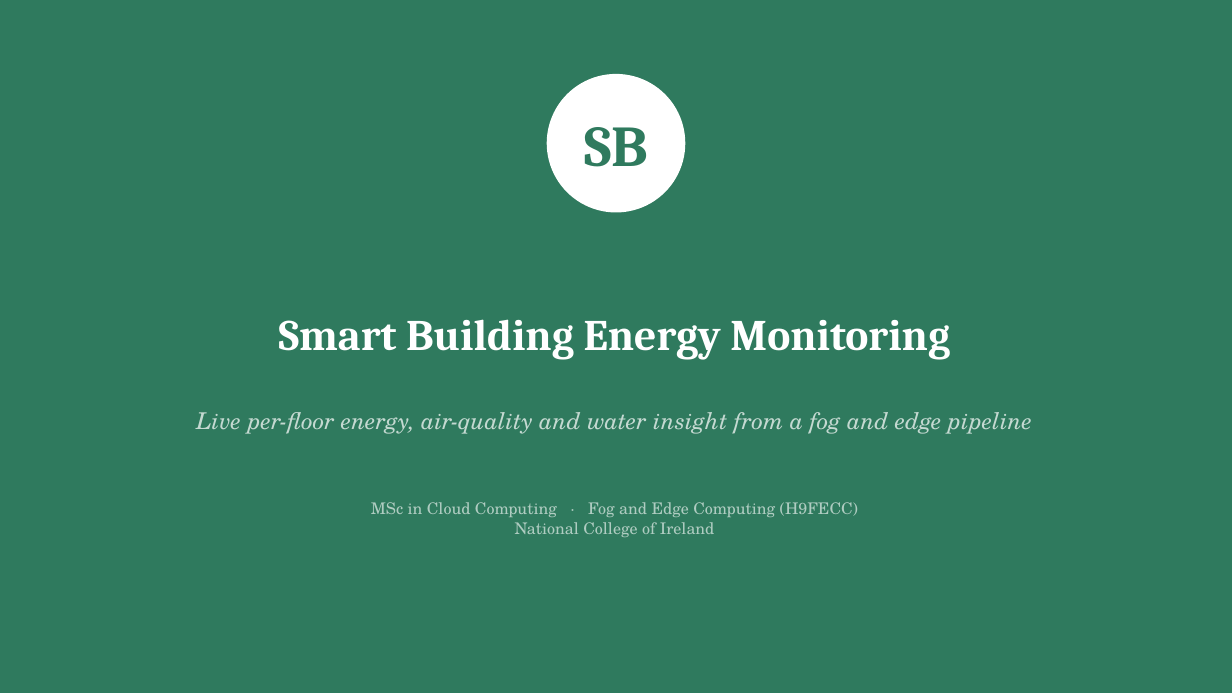
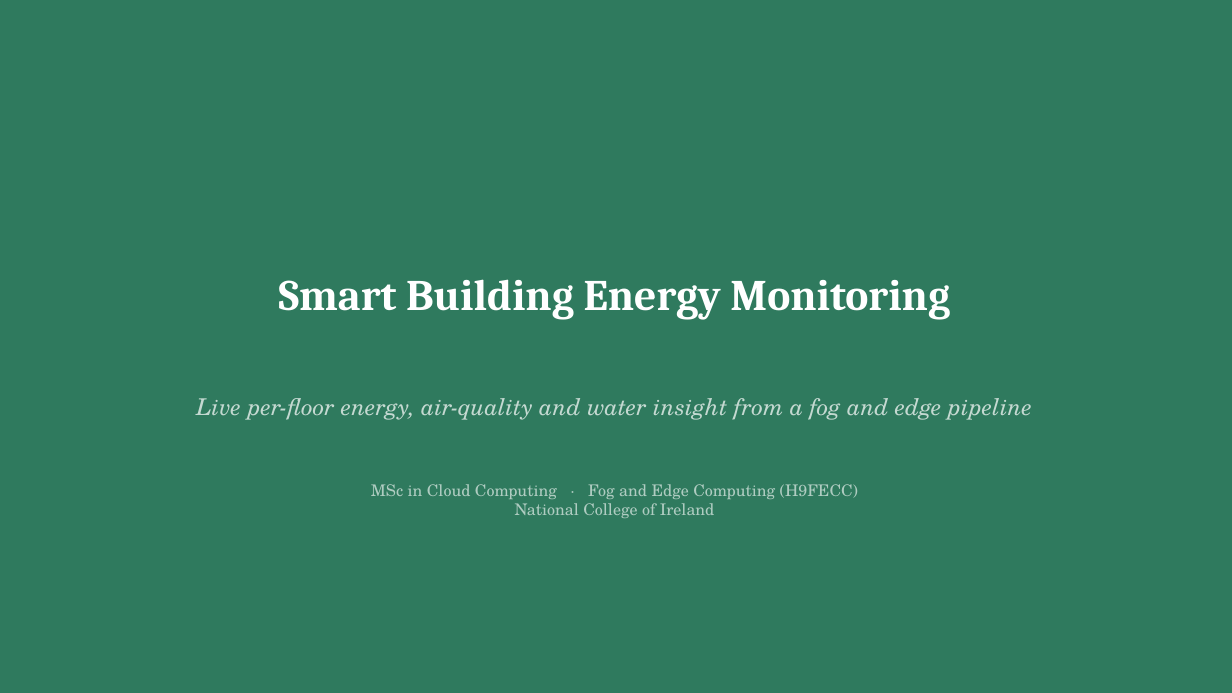
Before and after one commit to valletivarish/FEC_version_2, a slide deck: slide 1 of ppt/smart-building-energy.pptx. Drawn at 1232x693 pixels with LibreOffice and Linux fonts; fonts in the diff are those of the drawing. Boxes give left, top, right and bottom in pixels: in the first picture for what was removed or moved away, otherwise in the second. Text is boxed around its words. In the diff, an @@ line names an element or a change of style, - is before the commit and + after.

Commit message:
Redesign all 25 deck covers: remove the circular monogram/emblem badge from every title direction; covers now stand on layout, colour and typography alone

```diff
--- a/ppt/smart-building-energy.pptx
+++ b/ppt/smart-building-energy.pptx
@@ ellipse removed at <box>547,74,686,213</box> @@
@@ text removed at <box>584,127,648,167</box> @@
-SB
@@ text "Smart Building Energy Monitoring": place and size @@
-text "Smart Building Energy Monitoring" at <box>279,319,950,360</box>
+text "Smart Building Energy Monitoring" at <box>279,279,950,320</box>
@@ text "Live per-floor energy, air-quality and ...": place and size @@
-text "Live per-floor energy, air-quality and ..." at <box>196,412,1032,434</box>
+text "Live per-floor energy, air-quality and ..." at <box>196,398,1032,420</box>
@@ text "MSc in Cloud Computing · ...": place and size @@
-text "MSc in Cloud Computing · ..." at <box>371,502,858,537</box>
+text "MSc in Cloud Computing · ..." at <box>371,484,858,518</box>
```
Also in this commit, not shown: 24 other files.
